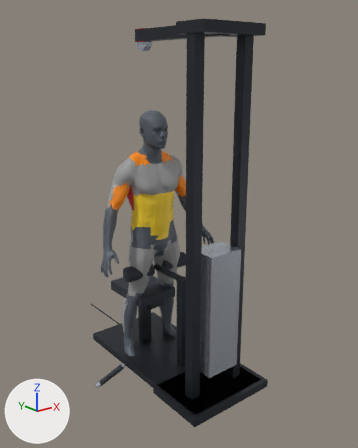
What one commit did to the Blender file assets_3d/source_blend/lats_lat_pulldown.blend.
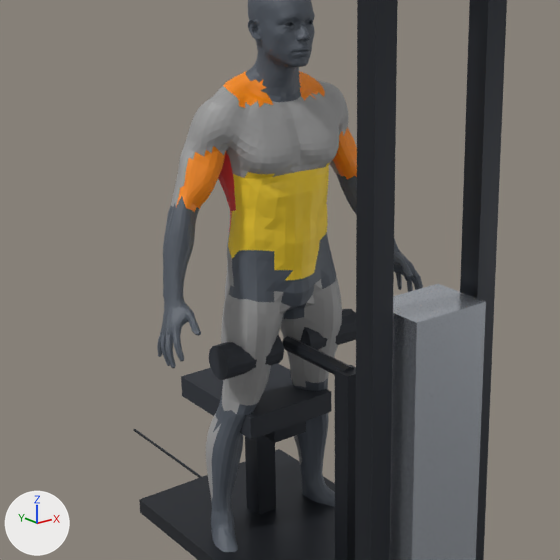
There are two pictures of each version: one whole from a 50 mm lens placed at (-1.93, -2.7, 2.04), pointed at (0.16, -0.08, 0.99), one close up on the part from 9% to 76% of the width and 27% to 80% of the height. The axes (+X, +Y, +Z) are drawn at lower left. The lights are the same throughout. The older version's two pictures come first.

Names of what the first close-up shows: 'Body_Head_Neck', 'Body_Joints_Hands_Feet', 'Equip_LatMachine', 'Mesh_Muscle_Abs_Core', 'Mesh_Muscle_Biceps', 'Mesh_Muscle_Chest', 'Mesh_Muscle_Quads', 'Mesh_Muscle_Shoulders', 'Mesh_Muscle_Traps' and 6 more.
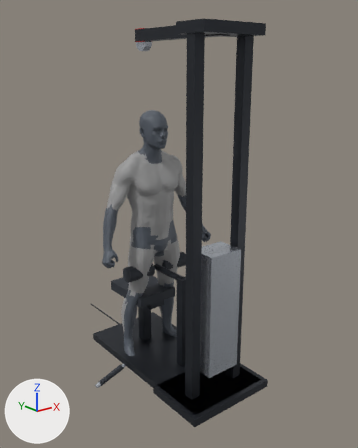
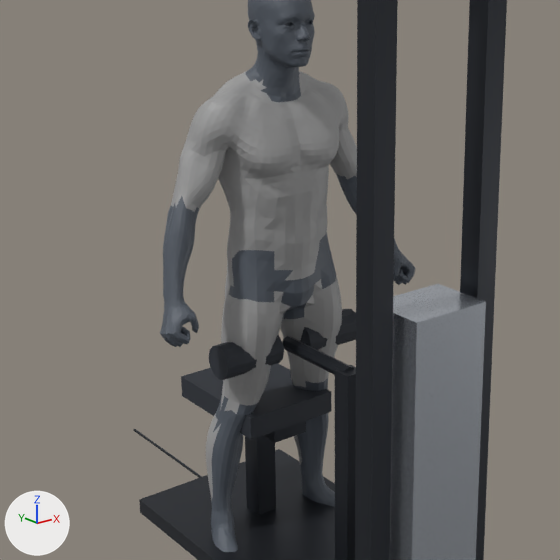
Pixel boxes (x1, y1, x2, y2) of what changed, in the close-ups (560 x 560 px; the box of a moved part takes in the faces that stretch with it):
```json
{"object": "Body_Joints_Hands_Feet", "change": "reshaped", "before": [157, 89, 423, 552], "after": [160, 89, 416, 552]}
{"object": "Mesh_Muscle_Abs_Core", "change": "recoloured", "before": [228, 162, 331, 280], "after": [228, 162, 331, 280], "on screen": "yellow to grey"}
{"object": "Mesh_Muscle_Biceps", "change": "recoloured", "before": [176, 127, 357, 212], "after": [176, 127, 357, 212], "on screen": "orange to grey"}
{"object": "Mesh_Muscle_Traps", "change": "recoloured", "before": [223, 71, 325, 108], "after": [223, 71, 325, 108], "on screen": "orange to grey"}
{"part": 1, "of": "me_body_joints_hands_feet", "change": "moved or reshaped", "before": [157, 221, 201, 368], "after": [160, 221, 199, 347]}
{"part": 2, "of": "me_body_joints_hands_feet", "change": "moved or reshaped", "before": [339, 182, 423, 292], "after": [339, 182, 416, 285]}
```

Edits to the scene script, one JSON object a line:
```json
{"op": "set", "path": "mat_mat_muscle_traps.base_color", "old": "(0.95, 0.26, 0.0)", "new": "(0.341, 0.341, 0.341)", "note": "orange #f98b00 -> grey #9e9e9e"}
{"op": "set", "path": "mat_mat_muscle_biceps.base_color", "old": "(0.95, 0.26, 0.0)", "new": "(0.341, 0.341, 0.341)", "note": "orange #f98b00 -> grey #9e9e9e"}
{"op": "set", "path": "mat_mat_muscle_abs_core.base_color", "old": "(0.98, 0.68, 0.03)", "new": "(0.341, 0.341, 0.341)", "note": "yellow #fdd730 -> grey #9e9e9e"}
{"block": "me_body_joints_hands_feet", "where": "# used by ob_body_joints_hands_feet; location = (0.0, 0.0, 0.0)"}
{"op": "remove", "block": "me_body_joints_hands_feet", "code": "me_body_joints_hands_feet.from_pydata(...)  # 2846 vertices, 3774 faces; spans x -0.464..0.464, y -0.153..0.146, z 0.0..1.464"}
{"op": "add", "block": "me_body_joints_hands_feet", "code": "me_body_joints_hands_feet.from_pydata(...)  # 2897 vertices, 3770 faces; spans x -0.456..0.456, y -0.121..0.146, z 0.0..1.465"}
{"block": "me_body_joints_hands_feet", "change": "me_body_joints_hands_feet part 1: 23 vertices moved from x -0.445..-0.378, y -0.114..-0.022, z 0.793..0.914 to x -0.451..-0.373, y -0.111..-0.022, z 0.821..0.914; 325 vertices removed from x -0.464..-0.329, y -0.152..0.041, z 0.756..1.12; 361 vertices added at x -0.456..-0.334, y -0.121..0.037, z 0.796..1.117"}
{"block": "me_body_joints_hands_feet", "change": "me_body_joints_hands_feet part 2: 18 vertices moved from x 0.179..0.445, y -0.118..-0.021, z 0.825..0.914 to x 0.181..0.445, y -0.117..-0.02, z 0.825..0.915; 327 vertices removed from x 0.285..0.464, y -0.153..0.071, z 0.756..1.112; 369 vertices added at x 0.289..0.456, y -0.121..0.071, z 0.796..1.104"}
{"block": "me_body_joints_hands_feet", "change": "other edits to the shape of me_body_joints_hands_feet do not show in these pictures"}
```
